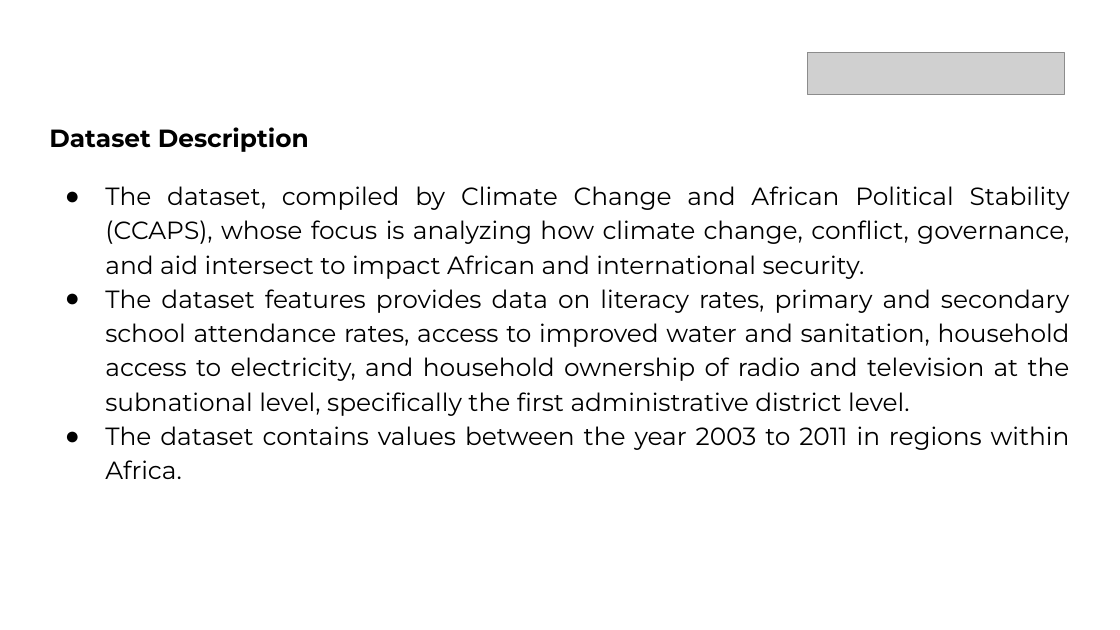
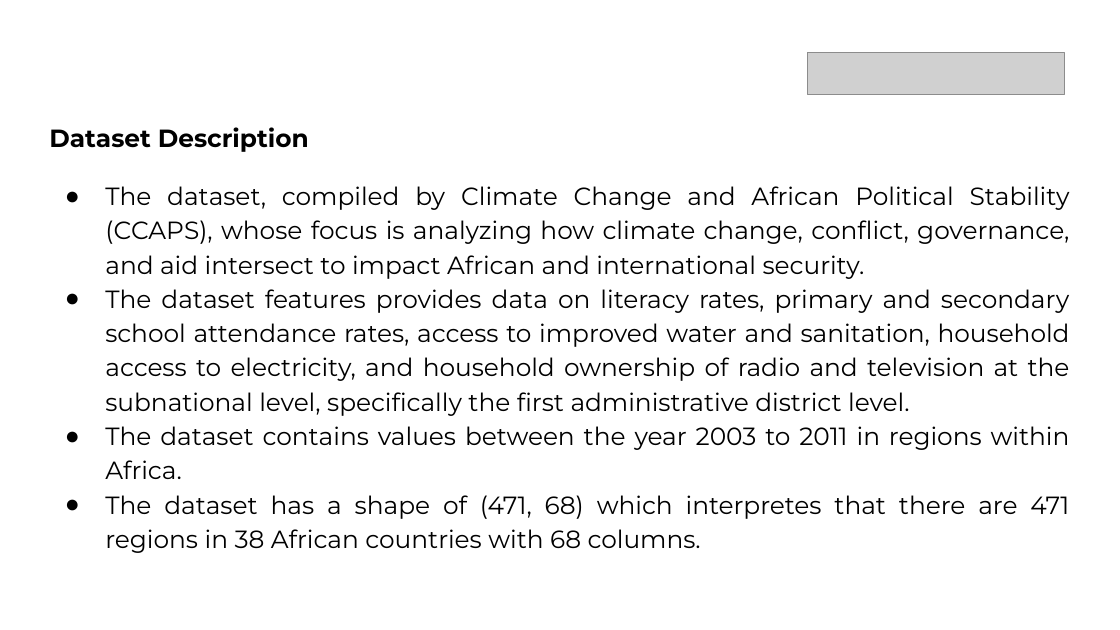
Before and after one commit to BheezPen/My-Upskilling-in-DS-and-AI-ML, a slide deck: slide 6 of 1st_Premier_Project/Confirmed_Deliverables/Predicting School Attendance Rate in Sub-National African Countries (Using Educational Infrastructure)_NeuralCraft.pptx. Drawn at 1120x630 pixels with LibreOffice and Linux fonts; fonts in the diff are those of the drawing; grey boxes stand for pictures. Boxes give left, top, right and bottom in pixels: in the first picture for what was removed or moved away, otherwise in the second. Text is boxed around its words. In the diff, an @@ line names an element or a change of style, - is before the commit and + after.

```diff
--- a/1st_Premier_Project/Confirmed_Deliverables/Predicting School Attendance Rate in Sub-National African Countries (Using Educational Infrastructure)_NeuralCraft.pptx
+++ b/1st_Premier_Project/Confirmed_Deliverables/Predicting School Attendance Rate in Sub-National African Countries (Using Educational Infrastructure)_NeuralCraft.pptx
@@ title at [105, 495, 1069, 553]: paragraph added @@
+● The dataset has a shape of (471, 68) which interpretes that there are 471 regions in 38 African countries with 68 columns.
```
Also in this commit, not shown: 5 other slides changed, 6 slides added, 2 other files.
